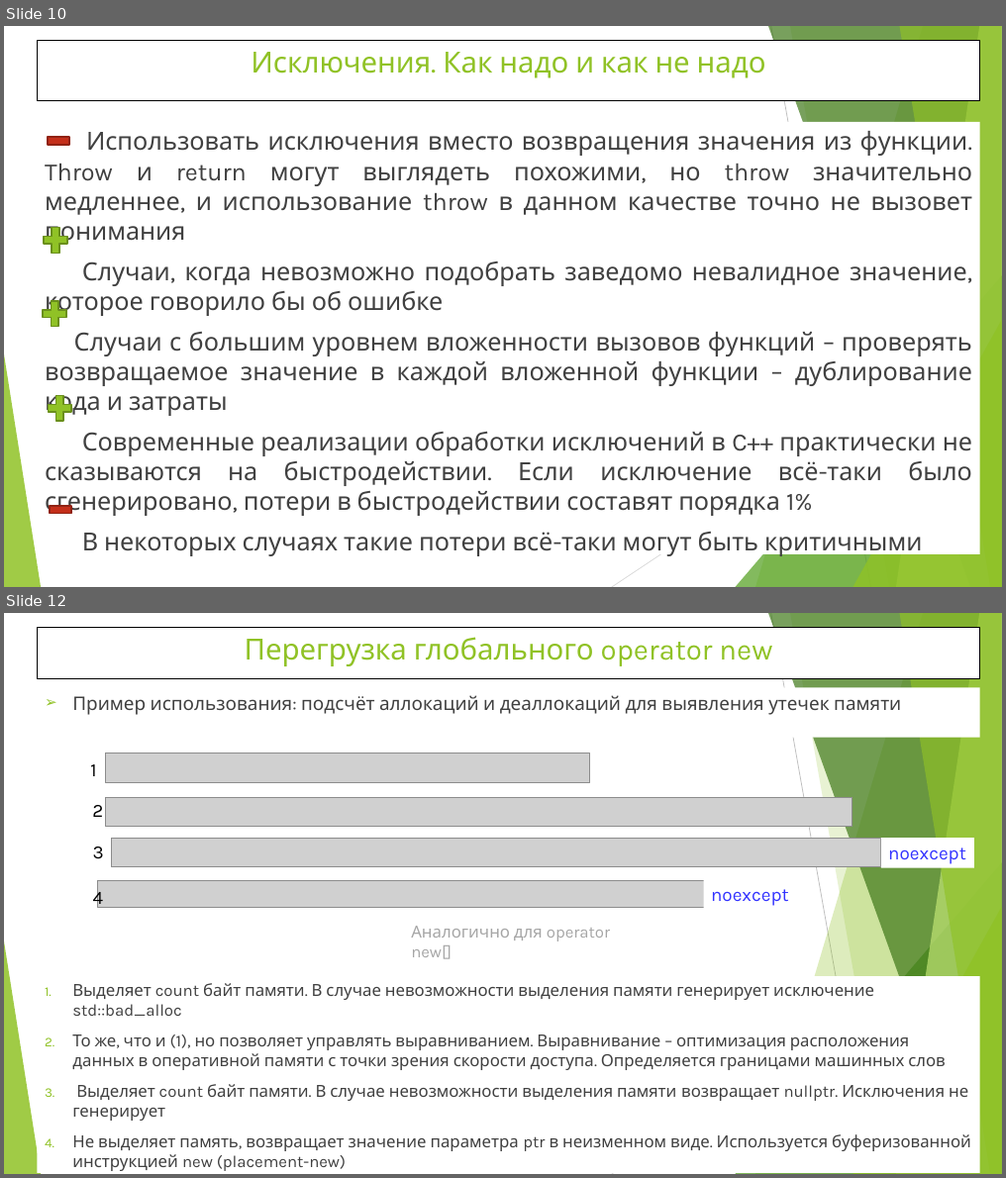
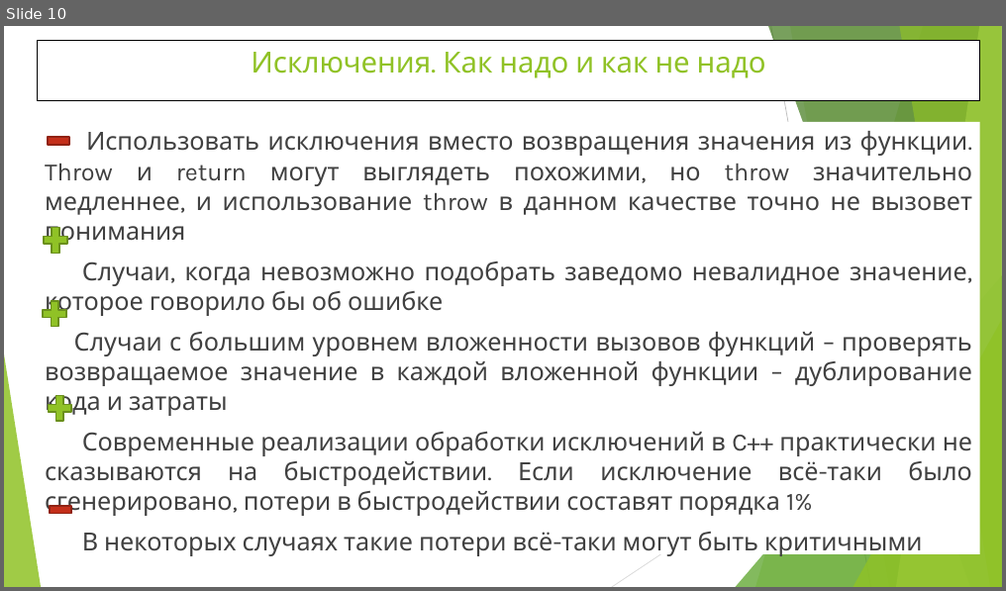
Before and after one commit to WhiteCatStudies/lectures, a slide deck: pt1/lectures/lecture5/lecture5.pptx. Shown one above the other, each under a label of ours: slides 10 and 12 before the commit, slide 10 after it; the slides between them are not shown. The pictures are 1006x1178 and 1006x591 pixels, drawn with LibreOffice and Linux fonts; fonts in the diff are those of the drawing; grey boxes stand for pictures. Boxes give left, top, right and bottom in pixels: in the first picture for what was removed or moved away, otherwise in the second. Text is boxed around its words. In the diff, an @@ line names an element or a change of style, - is before the commit and + after.

```diff
--- a/pt1/lectures/lecture5/lecture5.pptx
+++ b/pt1/lectures/lecture5/lecture5.pptx
@@ slide 12 removed at [4, 613, 1002, 1174], background #FFFFFF; not listed: 10 template elements that a slide beside it also shows @@
@@ title removed at [37, 627, 980, 679] @@
-Перегрузка глобального operator new
@@ text removed at [72, 695, 901, 715] @@
-➢ Пример использования: подсчёт аллокаций и деаллокаций для выявления утечек памяти
@@ picture removed at [105, 753, 589, 782] @@
@@ text removed at [90, 764, 96, 776] @@
-1
@@ text removed at [92, 805, 103, 817] @@
-2
@@ picture removed at [105, 797, 852, 827] @@
@@ text removed at [93, 847, 104, 860] @@
-3
@@ picture removed at [111, 839, 881, 867] @@
@@ rectangle removed at [881, 838, 974, 867] @@
-noexcept
@@ text removed at [93, 887, 104, 910] @@
-4
@@ picture removed at [98, 881, 710, 908] @@
@@ text removed at [711, 889, 789, 906] @@
-noexcept
@@ text removed at [411, 926, 610, 959] @@
-Аналогично для operator new[]
@@ text removed at [37, 977, 980, 1173] @@
-1. Выделяет count байт памяти. В случае невозможности выделения памяти генерирует исключение std::bad_alloc
-2. То же, что и (1), но позволяет управлять выравниванием. Выравнивание – оптимизация расположения данных в оперативной памяти с точки зрения скорости доступа. Определяется границами машинных слов
-3. Выделяет count байт памяти. В случае невозможности выделения памяти возвращает nullptr. Исключения не генерирует
-4. Не выделяет память, возвращает значение параметра ptr в неизменном виде. Используется буферизованной инструкцией new (placement-new)
```
Also in this commit, not shown: 1 slide changed, 5 other slides removed, 35 other files.
